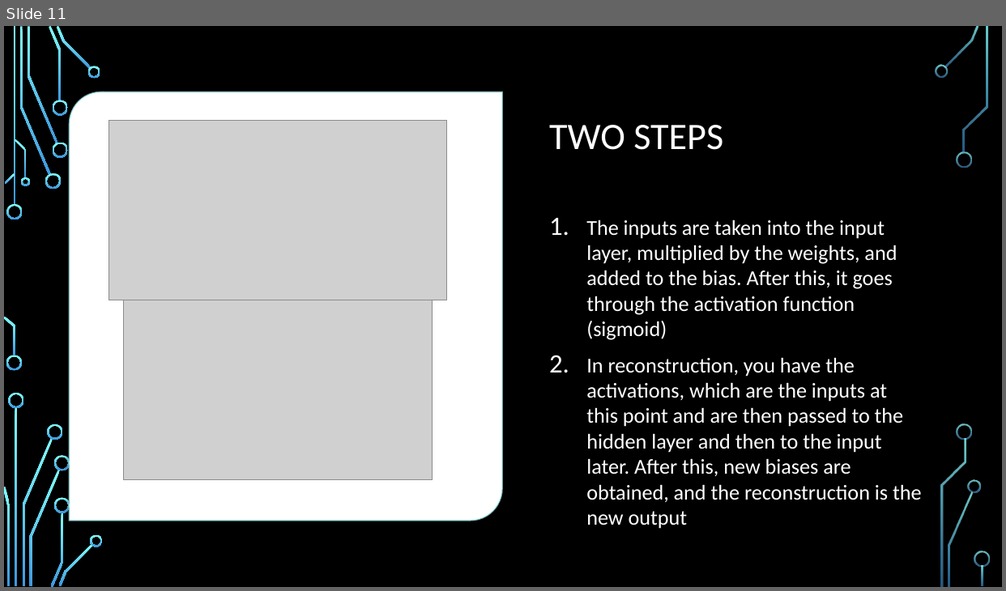
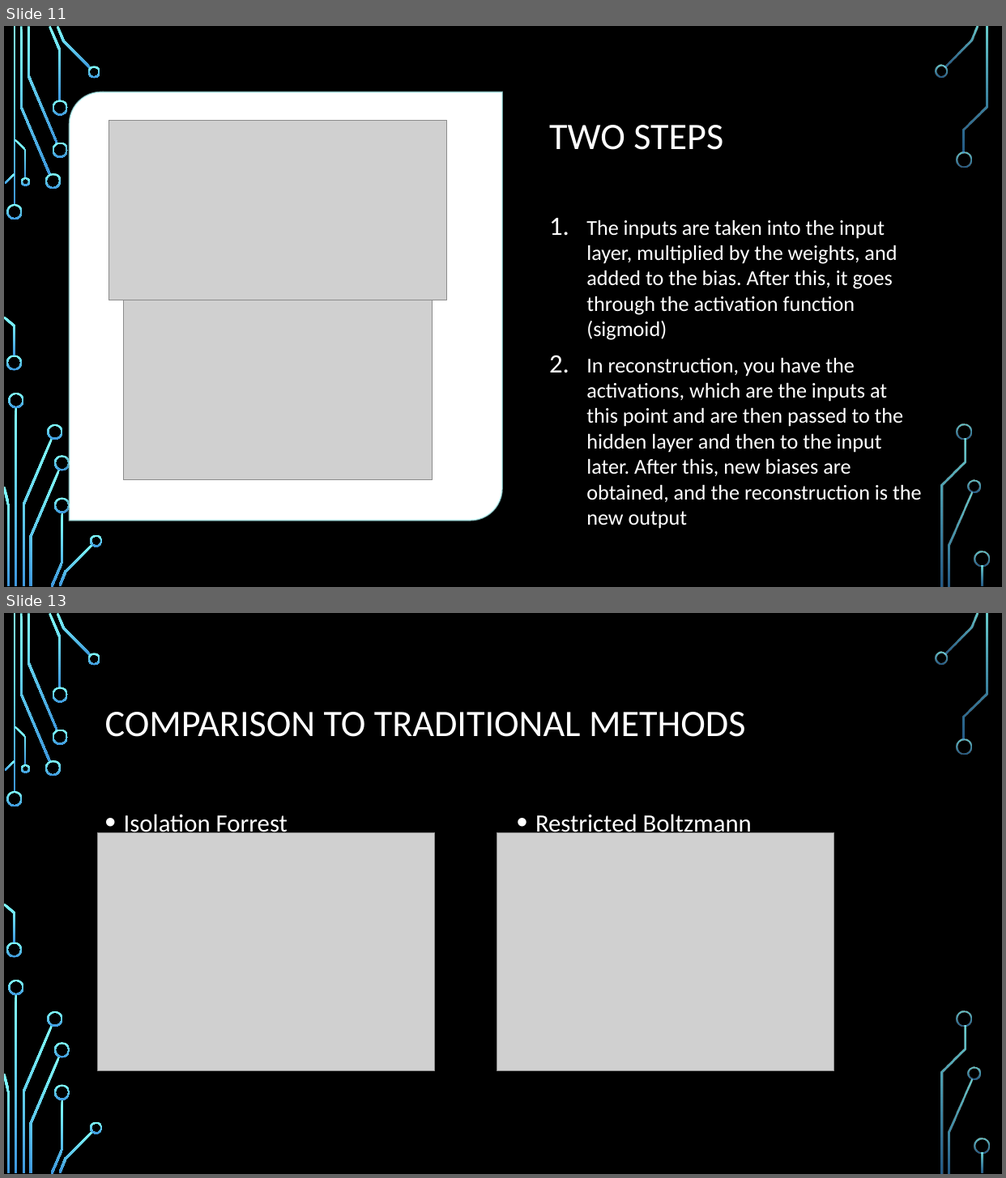
Before and after one commit to shawnmccarthy/anomalydetection, a slide deck: mccarthy-shawn_slides.pptx. Shown one above the other, each under a label of ours: slide 11 before the commit, slides 11 and 13 after it; the slides between them are not shown. The pictures are 1006x591 and 1006x1178 pixels, drawn with LibreOffice and Linux fonts; fonts in the diff are those of the drawing; grey boxes stand for pictures; background and template pictures are left out. Boxes give left, top, right and bottom in pixels: in the first picture for what was removed or moved away, otherwise in the second. Text is boxed around its words. In the diff, an @@ line names an element or a change of style, - is before the commit and + after.

```diff
--- a/mccarthy-shawn_slides.pptx
+++ b/mccarthy-shawn_slides.pptx
@@ slide 13 added at (4,613,1002,1174), background picture (left out); not listed: 36 template elements that a slide beside it also shows @@
@@ title added at (105,712,745,737), 36 pt, text #FFFFFF @@
+COMPARISON TO TRADITIONAL METHODS
@@ text added at (124,814,288,838), 24 pt, text #FFFFFF @@
+• Isolation Forrest
@@ text added at (535,814,752,838), 24 pt, text #FFFFFF @@
+• Restricted Boltzmann
@@ picture added at (98,833,435,1071) @@
@@ picture added at (496,833,834,1071) @@
```
Also in this commit, not shown: 2 slides changed, 5 other slides added, 5 other files.
